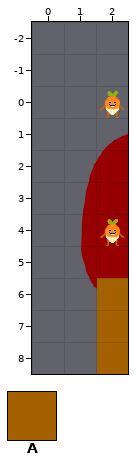
Tiled map, stored at assets/level-editor/unit_l_2.tmx. That is the earlier state.
Cells are 32x32 px. Shown: x 0..2, y -2..8.
Key: from "environment": A 0 "PlantingSpot".
Objects are placed by their top-left corner, in cells (3,4 is the top-left corner of cell 3,4); size is 1x1 cell unless given.
Objects on layer "environment" before:
A "PlantingSpot" at 2,6 size 2x3
Now the later version:
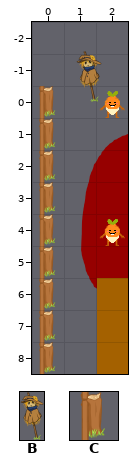
Further tiles: from "environment": B 4 "Decoration", C 11 "Decoration".
Log entry: add decs to some units
Difference:
Layer "environment":
A new object: B "Decoration" at 1.4,-1.1 size 0.8x1.6.
A new object: C "Decoration" at 0,0.
A new object: C "Decoration" at 0,1.
A new object: C "Decoration" at 0,2.
A new object: C "Decoration" at 0,3.
A new object: C "Decoration" at 0,4.
A new object: C "Decoration" at 0,5.
A new object: C "Decoration" at 0,6.
A new object: C "Decoration" at 0,7.
A new object: C "Decoration" at 0,8.
